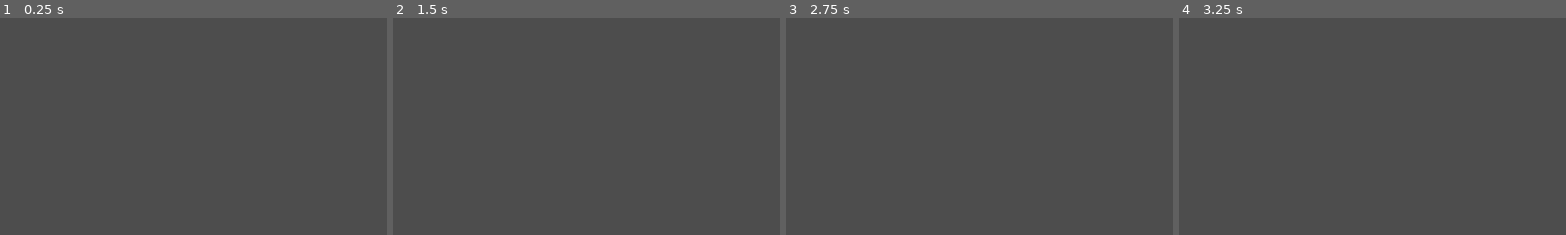
Above: before the commit, frames 1-4 (left to right).
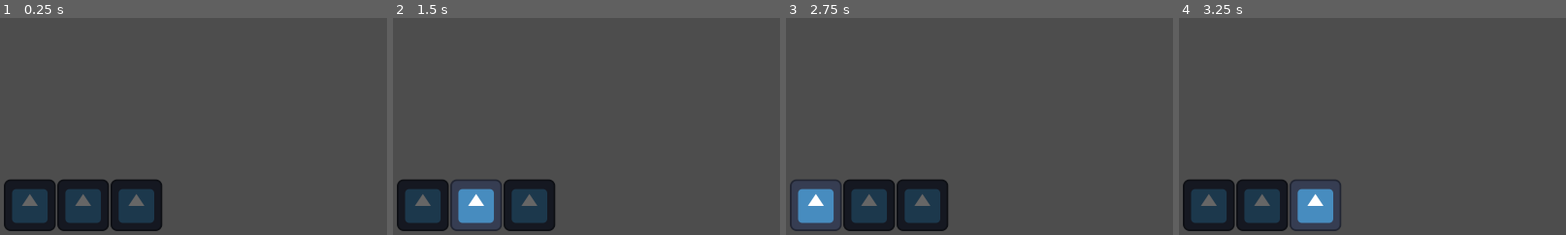
Above: after the commit, the same moments.

Repository: NahuelArrieta/MaskGame
Game: Godot game, scene res://entities/player/player.tscn
The game is run twice, just before and just after one commit, with the same random seed, the same clock (stepped at 60 frames per second) and the same inputs. This scene is started directly instead of the project's main scene. The engine's default icon, where the game draws it, is replaced by a stand-in: a white triangle on a blue panel in a dark square.
Inputs:
- Up to frame 1 (0.25 s): no input
- Up to frame 2 (1.5 s): hold Right (RIGHT) from 0.53 s (still down); tap E (MASK_ANTIGRAVITY_KEY) at 0.6 s; tap Up (JUMP) at 0.77 s; tap Enter at 1.25 s; tap W (MASK_DEATH_KEY) at 1.35 s
- Up to frame 3 (2.75 s): tap Up (JUMP) at 1.52 s; release Right (RIGHT) at 2.03 s; hold Left (LEFT) from 2.03 s (still down); tap Q (MASK_FIRE_KEY) at 2.1 s
- Up to frame 4 (3.25 s): tap Space at 2.75 s; release Left (LEFT) at 2.78 s; hold Right (RIGHT) from 2.78 s (still down); tap E (MASK_ANTIGRAVITY_KEY) at 2.85 s; tap Up (JUMP) at 3.02 s
The pictures show only the part of the screen within x 0-50%, y 50-100%; the shares and areas given below are measured in that part.

The runs differ from the first frame. In frame 1, 9.3% of the frame differs, in the area x 1-42%, y 74-99%; in frame 2, 8.1%; in frame 3, 8.1%; in frame 4, 8.1%.

Commit message:
Feature/hud (#11)
* add spikes

* add water leak

* add hud

* fix water leak

Diff:
--- a/entities/camera/camera.tscn
+++ b/entities/camera/camera.tscn
@@ -1,6 +1,7 @@
-[gd_scene load_steps=2 format=3 uid="uid://cghftgvw3dec5"]
+[gd_scene load_steps=3 format=3 uid="uid://cghftgvw3dec5"]
 
 [ext_resource type="Script" uid="uid://bjxkhjmmbo6pp" path="res://entities/player/camera.gd" id="1_y2wxd"]
+[ext_resource type="PackedScene" uid="uid://4vllgqidssvv" path="res://ui/HUD/hud.tscn" id="2_m8se4"]
 
 [node name="Camera" type="Camera2D"]
 zoom = Vector2(3, 3)
@@ -10,3 +11,5 @@
 drag_horizontal_enabled = true
 drag_vertical_enabled = true
 script = ExtResource("1_y2wxd")
+
+[node name="HUD" parent="." instance=ExtResource("2_m8se4")]
--- a/entities/waterLeak/water_drop.gd
+++ b/entities/waterLeak/water_drop.gd
@@ -7,10 +7,11 @@
 
 func _process(delta):
 	if rayo.is_colliding():
-		queue_free()
+		var collider = rayo.get_collider()
+		if collider.has_method("touch_water"):
+			collider.touch_water()
+			queue_free()
+		else:
+			queue_free()
 	else:
 		position.y += velocidad * delta
-
-func _on_body_entered(body: Node2D) -> void:
-	if body.has_method("touch_water"):
-		body.touch_water()
--- a/entities/waterLeak/water_leak.gd
+++ b/entities/waterLeak/water_leak.gd
@@ -6,6 +6,8 @@
 
 @onready var timer = $Timer
 @onready var marker = $Marker2D
+
+
 
 func _ready():
 	# Configuramos el timer con el valor que elegiste
--- a/entities/waterLeak/water_leak.tscn
+++ b/entities/waterLeak/water_leak.tscn
@@ -6,6 +6,8 @@
 
 [node name="WaterLeak" type="Node2D"]
 script = ExtResource("1_tk64l")
+tiempo_entre_gotas = null
+gota_scene = null
 
 [node name="Sprite2D" type="Sprite2D" parent="."]
 position = Vector2(1.35525e-20, 2.38419e-07)
--- a/levels/level-001.tscn
+++ b/levels/level-001.tscn
@@ -6,6 +6,7 @@
 [ext_resource type="PackedScene" uid="uid://c2ptupymdpeas" path="res://entities/camera/spootlight.tscn" id="3_yo1qe"]
 [ext_resource type="Script" uid="uid://kq5vaan7aovn" path="res://levels/death_platforms.gd" id="5_wpgob"]
 [ext_resource type="PackedScene" uid="uid://devptsfvgp1ft" path="res://entities/spikes/spikes.tscn" id="6_dx3he"]
+[ext_resource type="PackedScene" uid="uid://bp0jw2fh6phtm" path="res://entities/waterLeak/water_leak.tscn" id="6_uve4v"]
 [ext_resource type="AudioStream" uid="uid://btnxjs0pgi1n8" path="res://assets/audio/DARK AMBIENT MUSIC  Tribal Voodoo Vibes - Rest for the Wicked (youtube) (mp3cut.net).mp3" id="7_uve4v"]
 
 [sub_resource type="PlaceholderTexture2D" id="PlaceholderTexture2D_yo1qe"]
@@ -123,6 +124,9 @@
 [node name="Spikes" parent="." instance=ExtResource("6_dx3he")]
 position = Vector2(241, 279)
 
+[node name="WaterLeak2" parent="." instance=ExtResource("6_uve4v")]
+position = Vector2(205, 20)
+tiempo_entre_gotas = 0.3
 [node name="NormalMusic" type="AudioStreamPlayer" parent="."]
 stream = ExtResource("7_uve4v")
 autoplay = true
--- /dev/null
+++ b/ui/HUD/hud.gd
@@ -0,0 +1,34 @@
+extends HBoxContainer
+
+# Colores para el estado
+var color_activo = Color(1, 1, 1, 1)      # Blanco intenso
+var color_inactivo = Color(0.4, 0.4, 0.4, 1) # Grisaceo/Oscuro
+
+const mask_order = [
+	 Global.MASK_FIRE,
+	 Global.MASK_DEATH,
+	 Global.MASK_ANTIGRAVITY
+]
+
+func _ready():
+	actualizar_seleccion(-1)
+	Global.mask_changed.connect(on_mask_changed)
+
+func on_mask_changed(mask):
+	for i in range(mask_order.size()):
+		if mask_order[i] == mask:
+			actualizar_seleccion(i)
+			return
+	actualizar_seleccion(-1)
+
+
+
+func actualizar_seleccion(indice_elegido: int):
+	var masks = get_children()
+
+	for i in range(masks.size()):
+		if i == indice_elegido:
+			masks[i].self_modulate = color_activo
+
+		else:
+			masks[i].self_modulate = color_inactivo
--- /dev/null
+++ b/ui/HUD/hud.tscn
@@ -0,0 +1,30 @@
+[gd_scene load_steps=3 format=3 uid="uid://4vllgqidssvv"]
+
+[ext_resource type="Script" uid="uid://df3ptq48aqe32" path="res://ui/HUD/hud.gd" id="1_1e5it"]
+[ext_resource type="Texture2D" uid="uid://xmw2b1bg1cqc" path="res://icon.svg" id="1_sv3wa"]
+
+[node name="HUD" type="CanvasLayer"]
+
+[node name="VBoxContainer" type="HBoxContainer" parent="."]
+anchors_preset = 2
+anchor_top = 1.0
+anchor_bottom = 1.0
+offset_left = 10.0
+offset_top = -138.0
+offset_right = 402.0
+offset_bottom = -10.0
+grow_vertical = 0
+pivot_offset = Vector2(10, -5)
+script = ExtResource("1_1e5it")
+
+[node name="Mask Fire" type="TextureRect" parent="VBoxContainer"]
+layout_mode = 2
+texture = ExtResource("1_sv3wa")
+
+[node name="Mask Gravity" type="TextureRect" parent="VBoxContainer"]
+layout_mode = 2
+texture = ExtResource("1_sv3wa")
+
+[node name="Mask Death" type="TextureRect" parent="VBoxContainer"]
+layout_mode = 2
+texture = ExtResource("1_sv3wa")
--- /dev/null
+++ b/ui/HUD/mask_option.tscn
@@ -0,0 +1,3 @@
+[gd_scene format=3 uid="uid://4bo1ubww63sp"]
+
+[node name="Option" type="TextureRect"]
Not shown, added: ui/HUD/hud.gd.uid
